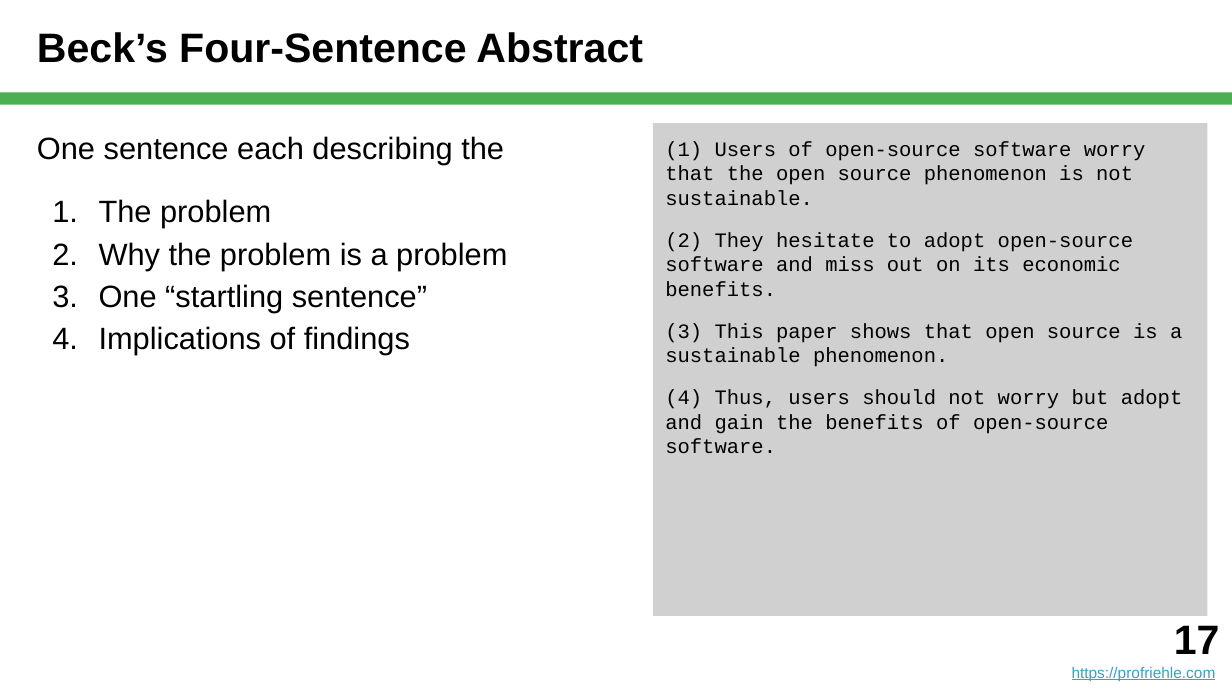
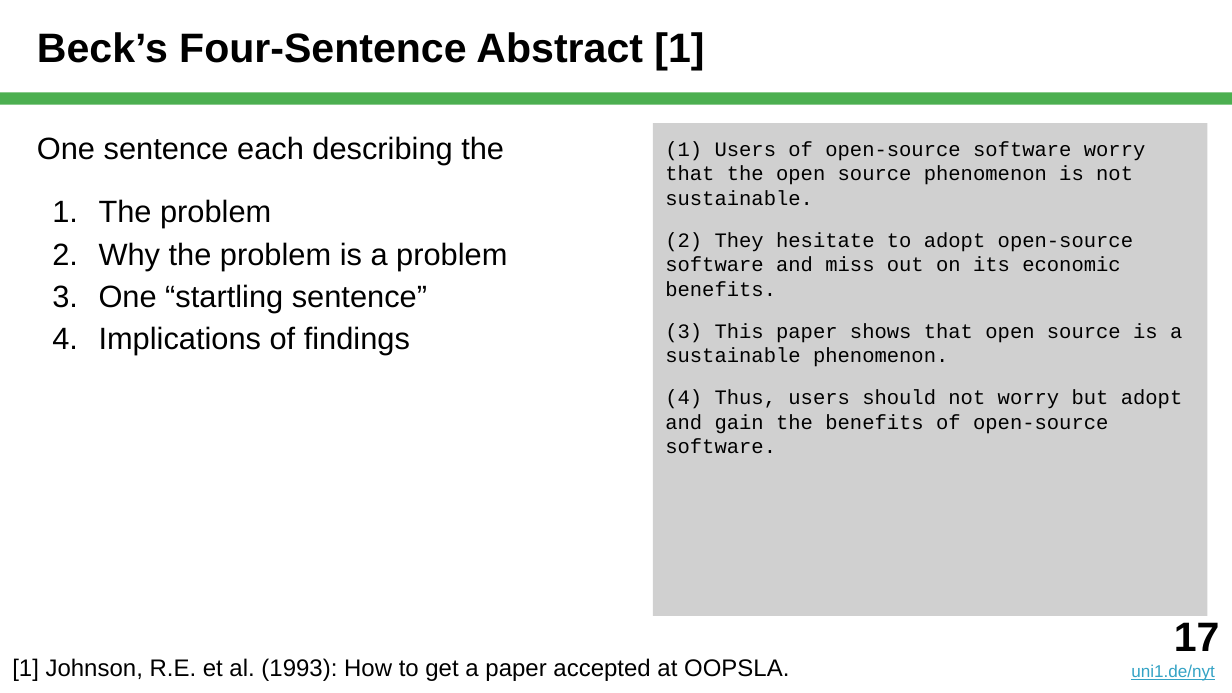
Before and after one commit to dirkriehle/nyt-course, a slide deck: slide 17 of Lecture slides/NYT E01 - Scientific Writing.pptx. Drawn at 1232x693 pixels with LibreOffice and Linux fonts; fonts in the diff are those of the drawing. Boxes give left, top, right and bottom in pixels: in the first picture for what was removed or moved away, otherwise in the second. Text is boxed around its words. In the diff, an @@ line names an element or a change of style, - is before the commit and + after.

```diff
--- a/Lecture slides/NYT E01 - Scientific Writing.pptx
+++ b/Lecture slides/NYT E01 - Scientific Writing.pptx
@@ title at (x1=37, y1=32, x2=704, y2=70): text changed @@
-Beck’s Four-Sentence Abstract
+Beck’s Four-Sentence Abstract [1]
@@ text moved from (x1=1072, y1=625, x2=1220, y2=681) to (x1=1131, y1=622, x2=1220, y2=681) @@
@@ text added at (x1=12, y1=658, x2=789, y2=681), 14 pt, text #000000 @@
+[1] Johnson, R.E. et al. (1993): How to get a paper accepted at OOPSLA.
@@ text at (x1=1131, y1=664, x2=1214, y2=681): text changed; size 9 to 10 pt @@
-https://profriehle.com
+uni1.de/nyt
```
Also in this commit, not shown: 50 other slides changed, 22 other files.
